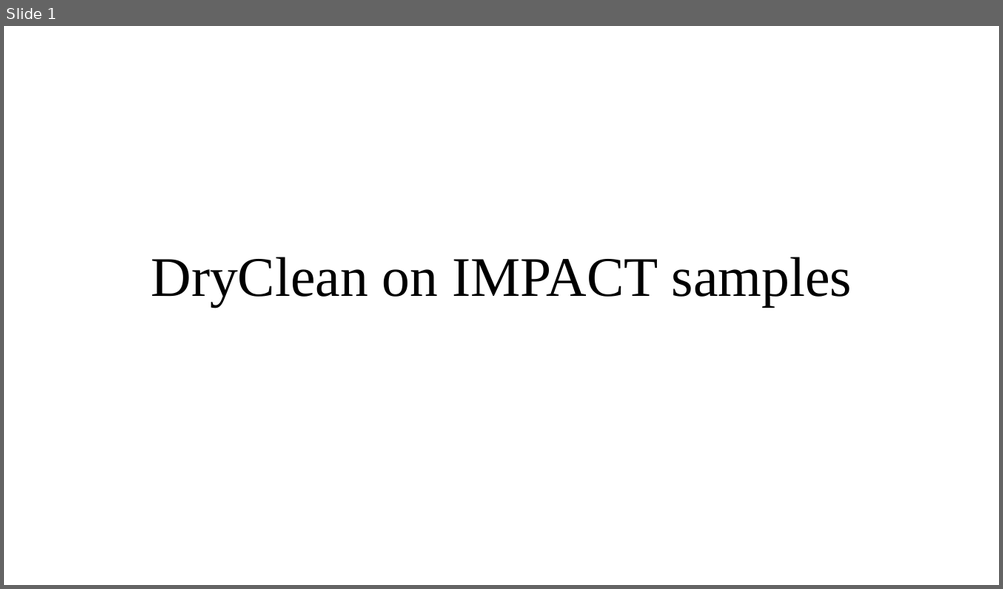
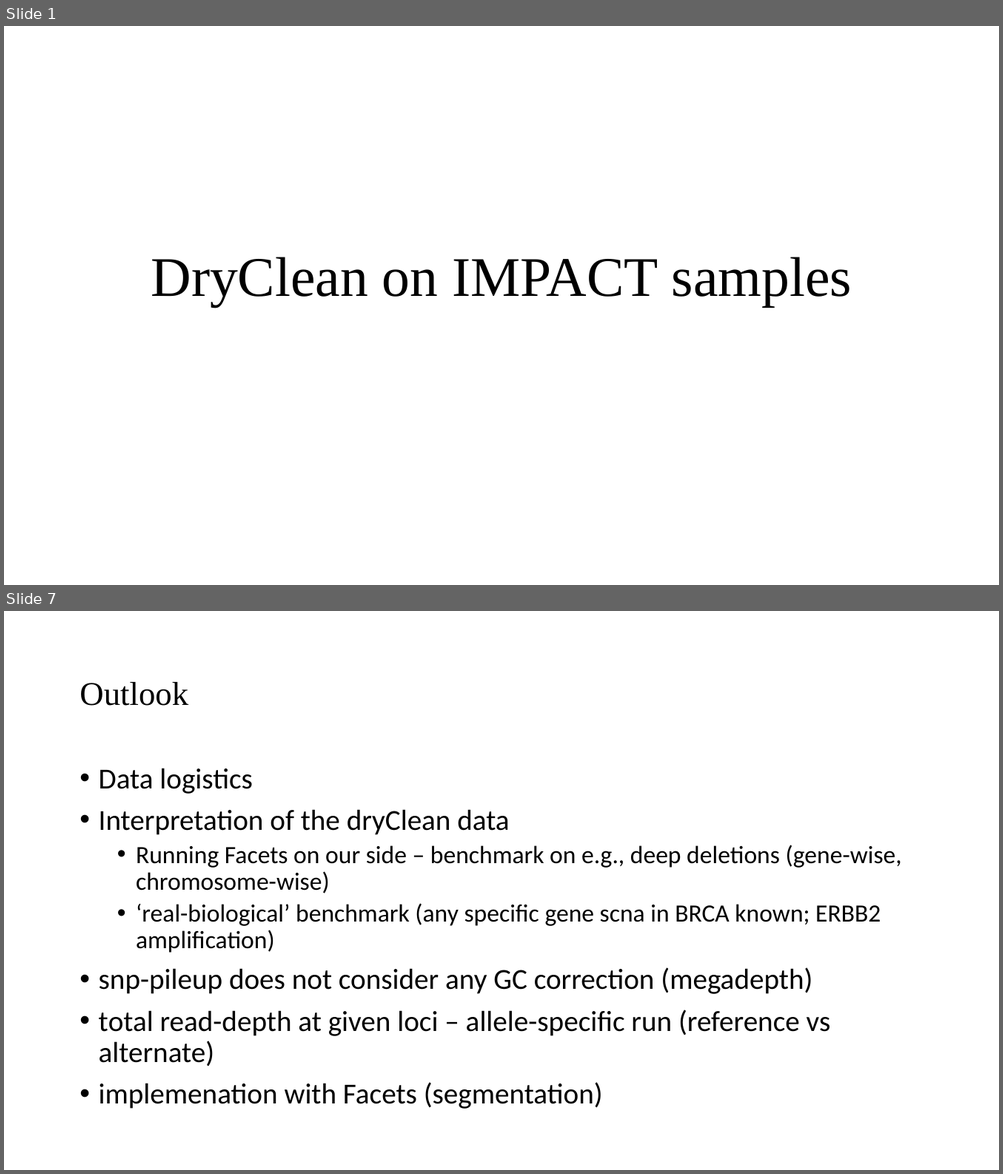
Before and after one commit to chris-kreitzer/DryClean_Facets, a slide deck: IMPACT_DryClean_v1.pptx. Shown one above the other, each under a label of ours: slide 1 before the commit, slides 1 and 7 after it; the slides between them are not shown. The pictures are 1003x589 and 1003x1174 pixels, drawn with LibreOffice and Linux fonts; fonts in the diff are those of the drawing. Boxes give left, top, right and bottom in pixels: in the first picture for what was removed or moved away, otherwise in the second. Text is boxed around its words. In the diff, an @@ line names an element or a change of style, - is before the commit and + after.

```diff
--- a/IMPACT_DryClean_v1.pptx
+++ b/IMPACT_DryClean_v1.pptx
@@ slide 7 added at <box>4,611,999,1170</box>, background #FFFFFF @@
@@ title added at <box>79,682,188,706</box>, 32 pt, text #000000 @@
+Outlook
@@ text added at <box>99,768,902,1109</box>, 28 pt, text #000000 @@
+• Data logistics
+• Interpretation of the dryClean data
+  • Running Facets on our side – benchmark on e.g., deep deletions (gene-wise, chromosome-wise)
+  • ‘real-biological’ benchmark (any specific gene scna in BRCA known; ERBB2 amplification)
+• snp-pileup does not consider any GC correction (megadepth)
+• total read-depth at given loci – allele-specific run (reference vs alternate)
+• implemenation with Facets (segmentation)
```
Also in this commit, not shown: 4 slides changed, 2 other slides added, 2 slides removed.
